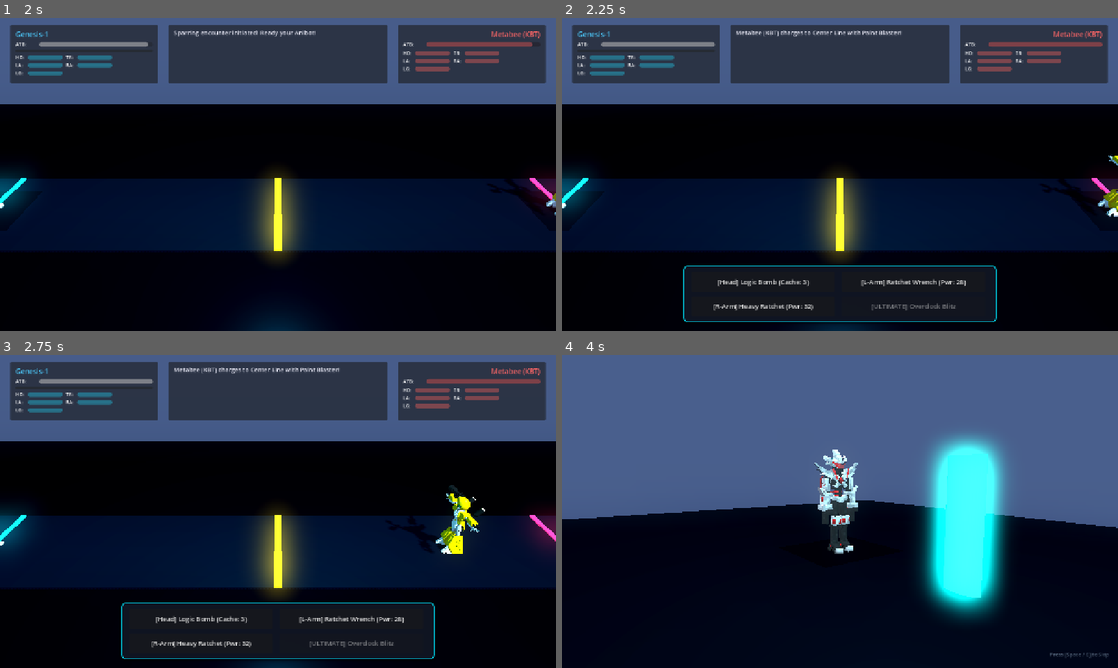
Above: before the commit, frames 1-4 (two rows, left to right).
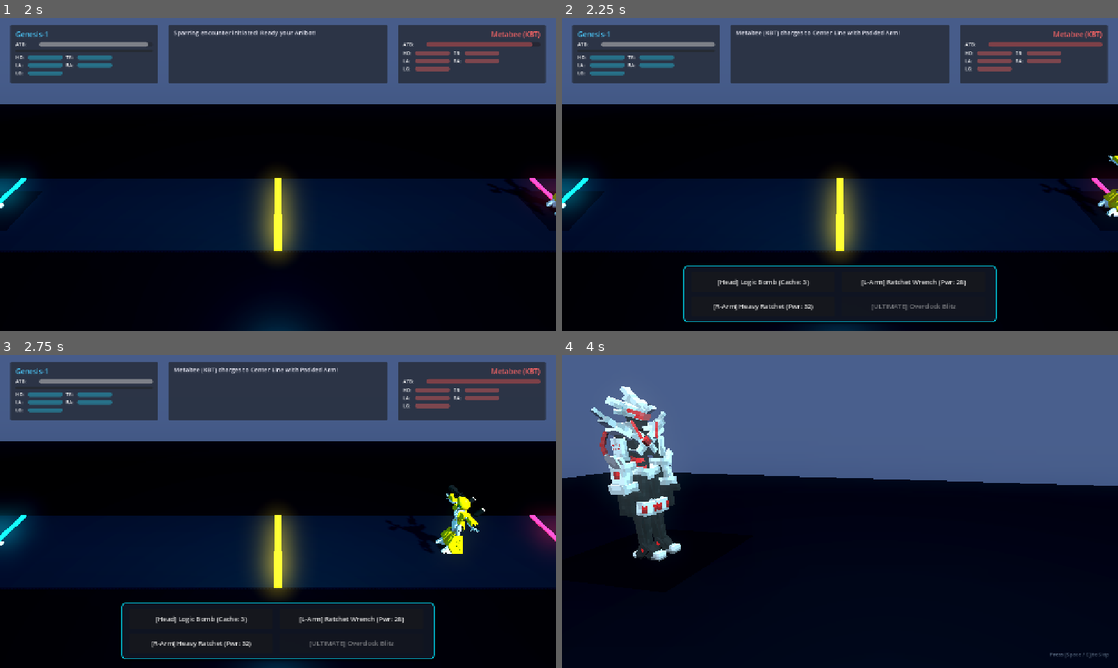
Above: after the commit, the same moments.

Repository: c42759/AniBots
Game: Godot game, scene res://src/scenes/combat/BattleArena.tscn
The game is run twice, just before and just after one commit, with the same random seed, the same clock (stepped at 60 frames per second) and the same inputs. This scene is started directly instead of the project's main scene.
Inputs:
- Up to frame 1 (2 s): tap Enter (ui_accept) at 0.5, 0.77, 1.52 s; hold Right (move_right) 0.53-1.28 s; hold E (interact) 0.53-1.28 s; hold Down (move_down) from 1.28 s (still down); tap Tab (toggle_garage) at 1.35 s
- Up to frame 2 (2.25 s): tap Enter (ui_accept) at 2 s; release Down (move_down) at 2.03 s; hold Right (move_right) from 2.03 s (still down); tap I at 2.1 s
- Up to frame 3 (2.75 s): keep holding Right (move_right)
- Up to frame 4 (4 s): release Right (move_right) at 2.78 s; hold Up (move_up) 2.78-3.53 s; tap E (interact) at 2.85 s; tap Enter (ui_accept) at 3.02, 3.77 s; hold Left (move_left) from 3.53 s (still down); hold Tab (toggle_garage) from 3.53 s (still down)

Frame 1 is identical in both runs. In frame 2, less than 0.1% of the frame differs, in the area x 55-61%, y 4-6%; in frame 3, less than 0.1%; in frame 4, 22%, in the area x 0-100%, y 10-85%.

Commit message:
tweaks to the battle system

Diff:
--- /dev/null
+++ b/src/src/core/TestRunner.gd
@@ -0,0 +1,53 @@
+# TestRunner.gd
+# Programmatic test suite for SaveManager, DatabaseService, and Types definitions
+extends RefCounted
+class_name TestRunner
+
+static func run_all_tests() -> Dictionary:
+	var results := {
+		"total": 0,
+		"passed": 0,
+		"failed": 0,
+		"details": []
+	}
+
+	_test_slot_paths(results)
+	_test_parts_catalog(results)
+	_test_chips_catalog(results)
+	_test_default_settings(results)
+
+	return results
+
+static func _test_slot_paths(res: Dictionary) -> void:
+	res["total"] += 1
+	var path_1 = DatabaseService.get_slot_path(1)
+	if path_1 == "user://saves/slot_1.json":
+		res["passed"] += 1
+	else:
+		res["failed"] += 1
+		res["details"].append("Slot 1 path mismatch: " + path_1)
+
+static func _test_parts_catalog(res: Dictionary) -> void:
+	res["total"] += 1
+	if Types.PARTS_CATALOG.size() > 0:
+		res["passed"] += 1
+	else:
+		res["failed"] += 1
+		res["details"].append("PARTS_CATALOG is empty")
+
+static func _test_chips_catalog(res: Dictionary) -> void:
+	res["total"] += 1
+	if Types.CHIPS_CATALOG.size() > 0:
+		res["passed"] += 1
+	else:
+		res["failed"] += 1
+		res["details"].append("CHIPS_CATALOG is empty")
+
+static func _test_default_settings(res: Dictionary) -> void:
+	res["total"] += 1
+	var settings = DatabaseService.load_settings()
+	if settings.has("audio"):
+		res["passed"] += 1
+	else:
+		res["failed"] += 1
+		res["details"].append("Default settings missing audio section")
--- a/src/src/scenes/combat/BattleArena.gd
+++ b/src/src/scenes/combat/BattleArena.gd
@@ -165,16 +165,27 @@
 	if is_battle_over:
 		return
 
-	# Training Drone AI
+	# Check if Enemy Overclock gauge is full
+	if unit.overclock_gauge >= 100.0:
+		unit.assign_command(Types.PartSlot.HEAD, true)
+		combat_ui.set_combat_log("%s UNLEASHES OVERCLOCK ULTIMATE!" % unit.unit_name)
+		return
+
 	var possible_slots = []
-	if unit.part_integrities[Types.PartSlot.LEFT_ARM] > 0:
+	if unit.part_integrities.get(Types.PartSlot.HEAD, 0) > 0 and unit.head_cache_remaining > 0:
+		possible_slots.append(Types.PartSlot.HEAD)
+	if unit.part_integrities.get(Types.PartSlot.LEFT_ARM, 0) > 0:
 		possible_slots.append(Types.PartSlot.LEFT_ARM)
-	if unit.part_integrities[Types.PartSlot.RIGHT_ARM] > 0:
+	if unit.part_integrities.get(Types.PartSlot.RIGHT_ARM, 0) > 0:
 		possible_slots.append(Types.PartSlot.RIGHT_ARM)
-	if unit.part_integrities[Types.PartSlot.HEAD] > 0 and unit.head_cache_remaining > 0:
-		possible_slots.append(Types.PartSlot.HEAD)
-
-	var chosen_slot = possible_slots[randi() % possible_slots.size()] if possible_slots.size() > 0 else Types.PartSlot.TORSO
+
+	var chosen_slot: int = Types.PartSlot.TORSO
+	if possible_slots.size() > 0:
+		if unit.chip_id == "chip_artificer" and Types.PartSlot.HEAD in possible_slots:
+			chosen_slot = Types.PartSlot.HEAD
+		else:
+			chosen_slot = possible_slots[randi() % possible_slots.size()]
+
 	unit.assign_command(chosen_slot, false)
 	combat_ui.set_combat_log("%s charges to Center Line with %s!" % [unit.unit_name, unit.selected_action_part.get("name", "Attack")])
 
--- a/src/src/scenes/combat/CombatUI.gd
+++ b/src/src/scenes/combat/CombatUI.gd
@@ -93,6 +93,21 @@
 func update_unit_damage(unit: CombatUnit3D) -> void:
 	_update_unit_hp(unit, unit.is_player)
 
+func spawn_floating_damage(damage: int, is_player_target: bool) -> void:
+	var label := Label.new()
+	label.text = "-%d" % damage
+	label.add_theme_color_override("font_color", Color(1.0, 0.2, 0.2) if is_player_target else Color(1.0, 0.85, 0.2))
+	label.add_theme_font_size_override("font_size", 22)
+
+	var spawn_pos := Vector2(250, 360) if is_player_target else Vector2(1030, 360)
+	label.position = spawn_pos
+	add_child(label)
+
+	var tween := create_tween()
+	tween.tween_property(label, "position:y", spawn_pos.y - 40.0, 0.6)
+	tween.parallel().tween_property(label, "modulate:a", 0.0, 0.6)
+	tween.tween_callback(label.queue_free)
+
 func _update_unit_hp(unit: CombatUnit3D, is_player_side: bool) -> void:
 	var head_max = unit.part_max_integrities.get(Types.PartSlot.HEAD, 60)
 	var head_cur = unit.part_integrities.get(Types.PartSlot.HEAD, 60)
Not shown, added: src/src/core/TestRunner.gd.uid
